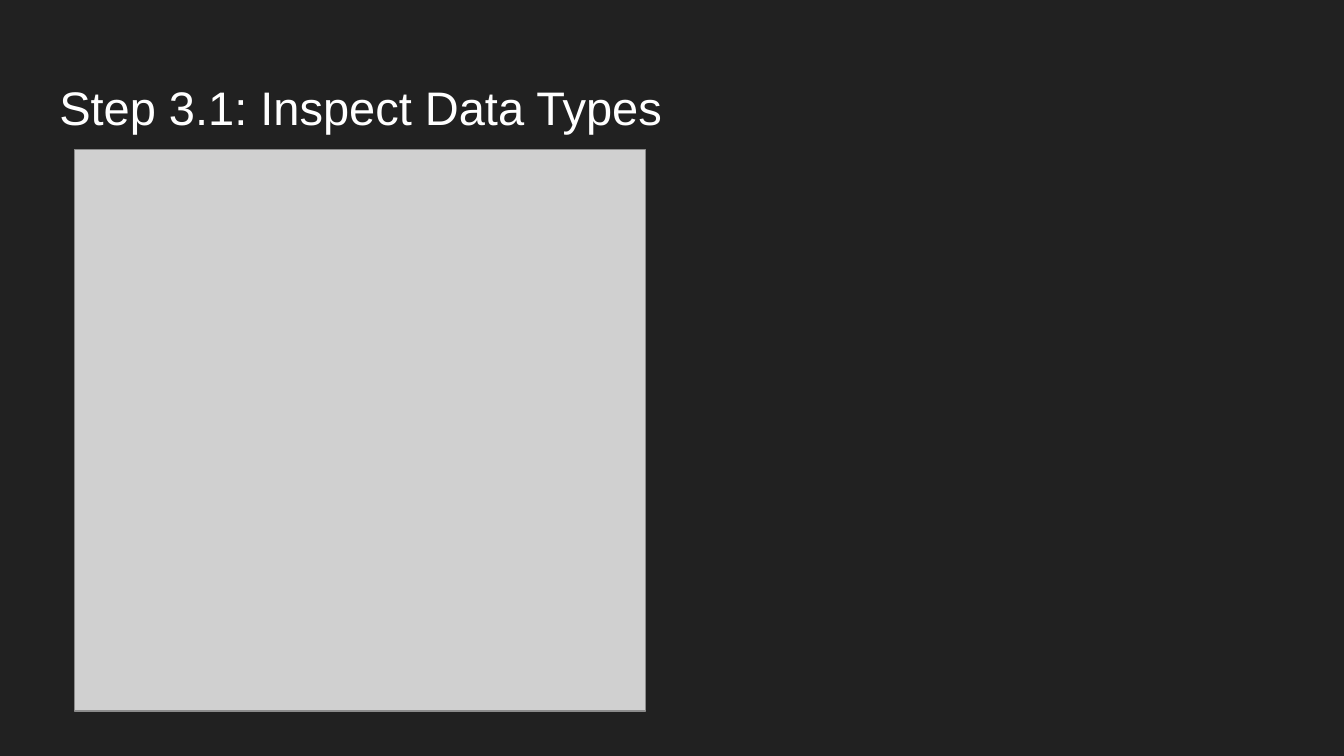
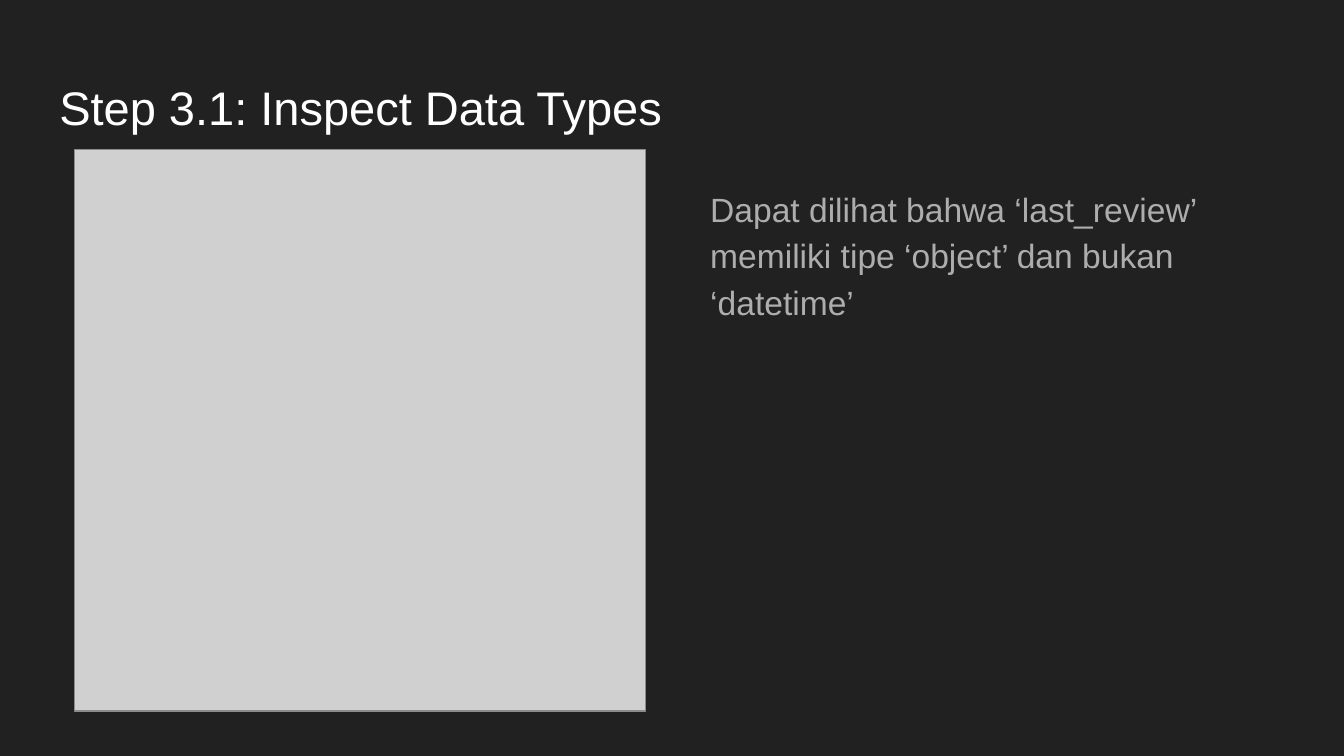
Before and after one commit to javanese-programmer/intemediate-python-b6, a slide deck: slide 5 of Final Project/Final Project - Intermediate Python AI Mentorship.pptx (slide 4 before the commit). Drawn at 1344x756 pixels with LibreOffice and Linux fonts; fonts in the diff are those of the drawing; grey boxes stand for pictures. Boxes give left, top, right and bottom in pixels: in the first picture for what was removed or moved away, otherwise in the second. Text is boxed around its words. In the diff, an @@ line names an element or a change of style, - is before the commit and + after.

```diff
--- a/Final Project/Final Project - Intermediate Python AI Mentorship.pptx
+++ b/Final Project/Final Project - Intermediate Python AI Mentorship.pptx
@@ text added at [710,197,1197,316], 18 pt, text #ADADAD @@
+Dapat dilihat bahwa ‘last_review’ memiliki tipe ‘object’ dan bukan ‘datetime’
```
Also in this commit, not shown: 5 other slides changed, 8 slides added, 2 slides removed, 1 other file.
